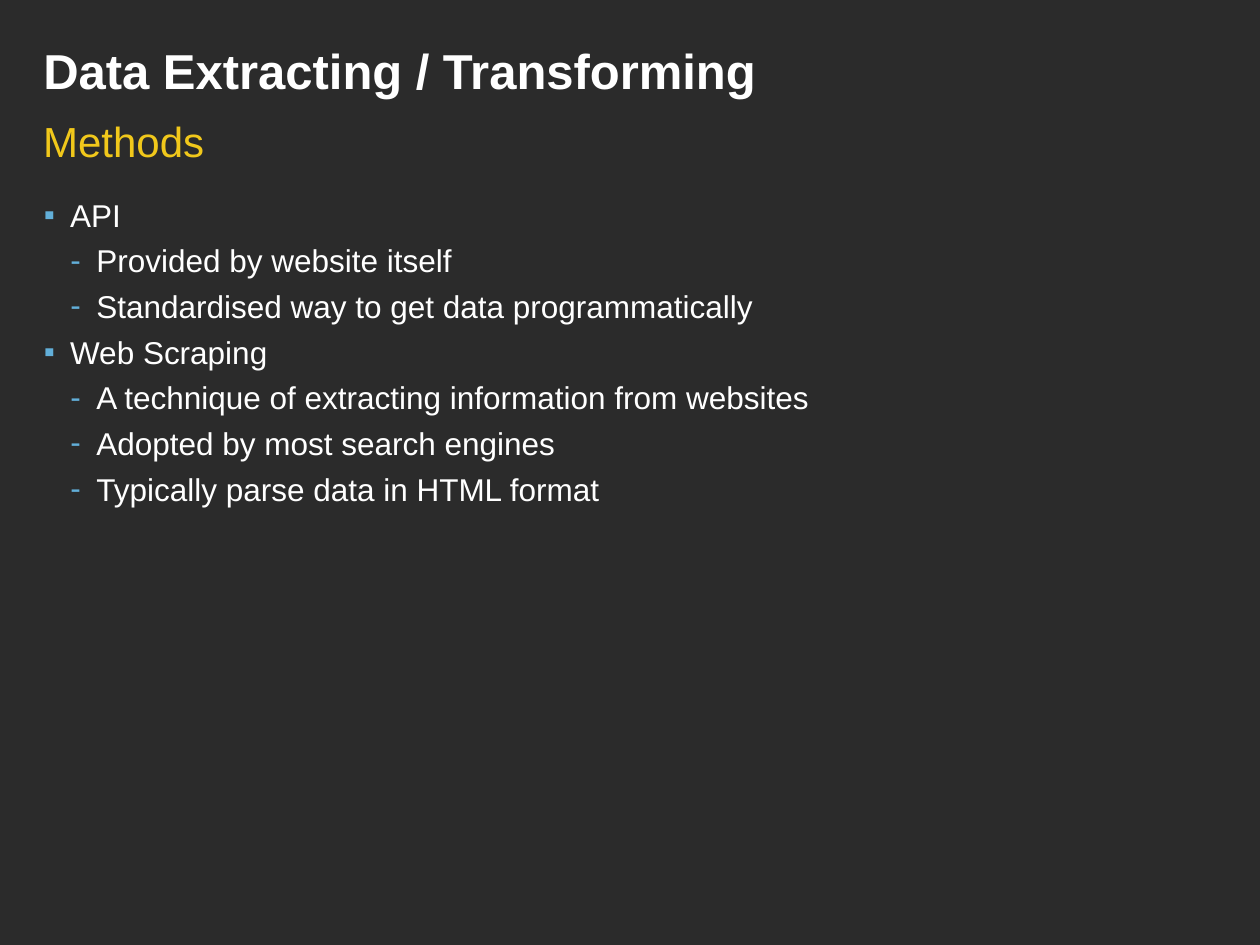
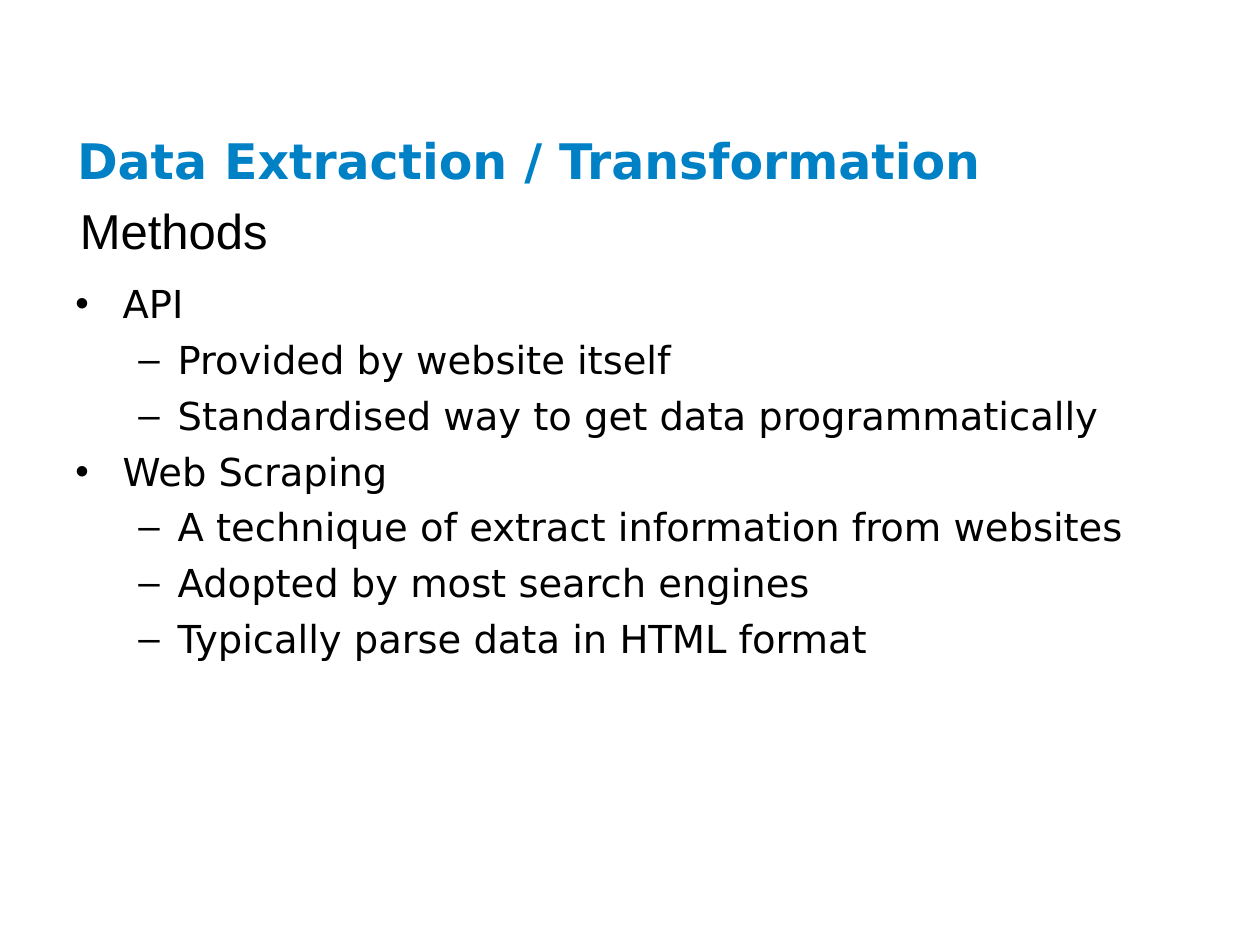
Before and after one commit to ianlin/small-data, a slide deck: slide 10 of training/data_etl.ppt. Drawn at 1260x945 pixels with LibreOffice and Linux fonts; fonts in the diff are those of the drawing; background and template pictures are left out; a plain dark background stands for a picture behind light text. Boxes give left, top, right and bottom in pixels: in the first picture for what was removed or moved away, otherwise in the second. Text is boxed around its words. In the diff, an @@ line names an element or a change of style, - is before the commit and + after.

```diff
--- a/training/data_etl.ppt
+++ b/training/data_etl.ppt
@@ background picture (left out) to #FFFFFF @@
@@ title removed at (x1=43, y1=53, x2=756, y2=99) @@
-Data Extracting / Transforming
@@ title added at (x1=77, y1=141, x2=980, y2=180), 28 pt, text #0081C6, bold @@
+Data Extraction / Transformation
@@ text "Methods" moved from (x1=43, y1=126, x2=204, y2=158) to (x1=80, y1=213, x2=268, y2=250) @@
@@ text "Methods" at (x1=80, y1=213, x2=268, y2=250): size 24 to 28 pt, text colour #F1C81B to #000000 @@
@@ text "API" moved from (x1=70, y1=205, x2=809, y2=507) to (x1=123, y1=290, x2=1123, y2=661) @@
@@ text at (x1=123, y1=290, x2=1098, y2=661): size 18 to 22 pt, font Arial to DejaVu Sans, text colour #FFFFFF to #000000 in "API", "Provided by website itself", "Standardised way to get data programmatically", "Web Scraping" and 2 more places; bullet ▪ to •; more space between paragraphs; bullet colour #62AFD9 to #000000; bullet - to – @@
@@ text at (x1=178, y1=511, x2=1123, y2=549): text changed; size 18 to 22 pt; font Arial to DejaVu Sans; text colour #FFFFFF to #000000 @@
-  – A technique of extracting information from websites
+  – A technique of extract information from websites
```
Also in this commit, not shown: 17 other slides changed, 9 slides added, 14 slides removed.
